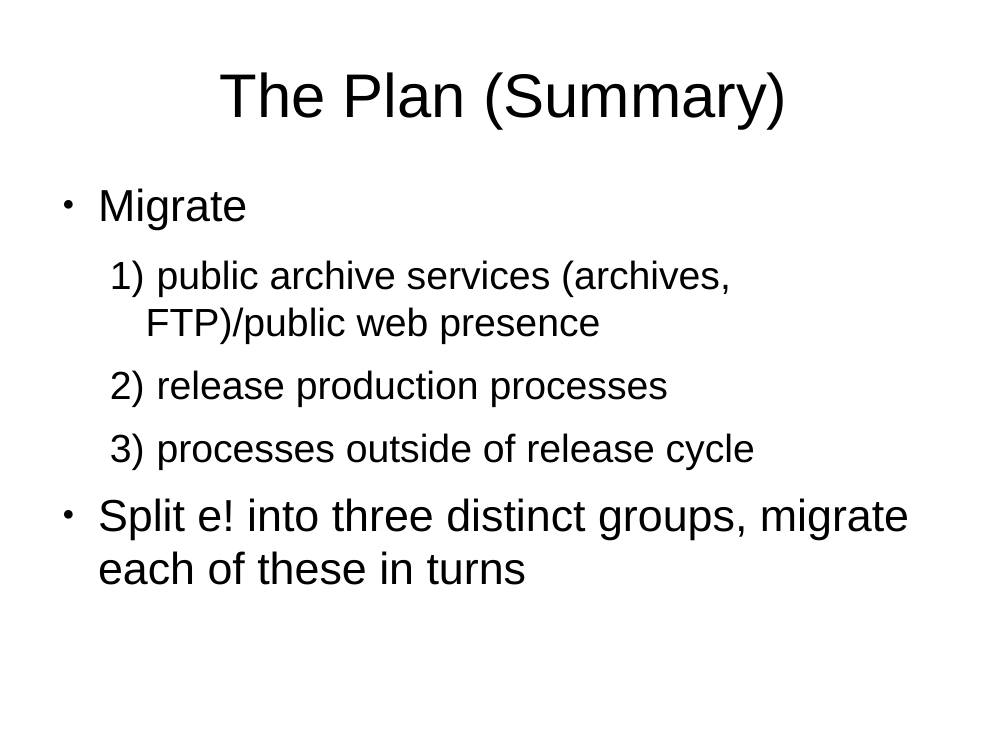
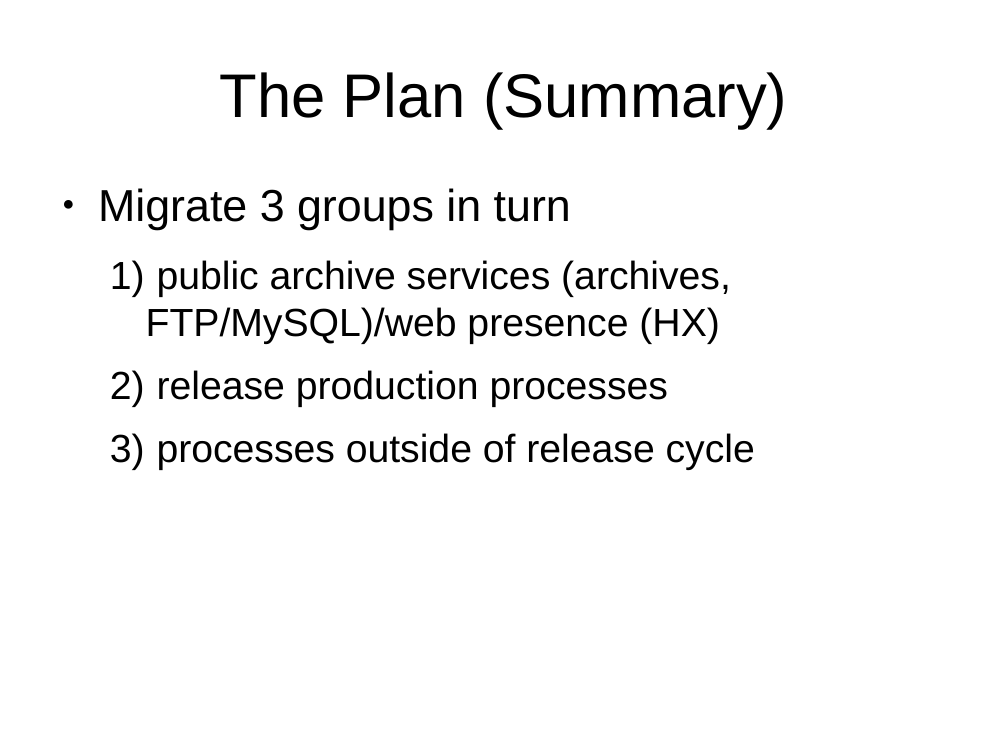
Before and after one commit to avullo/ensembl-migration-pm, a slide deck: slide 3 of data-review-10-16/talk.odp. Drawn at 1008x756 pixels with LibreOffice and Linux fonts; fonts in the diff are those of the drawing; background and template pictures are left out. Boxes give left, top, right and bottom in pixels: in the first picture for what was removed or moved away, otherwise in the second. Text is boxed around its words. In the diff, an @@ line names an element or a change of style, - is before the commit and + after.

```diff
--- a/data-review-10-16/talk.odp
+++ b/data-review-10-16/talk.odp
@@ text at bbox=[98, 188, 731, 344]: text changed @@
-● Migrate
-  1) public archive services (archives, FTP)/public web presence
+● Migrate 3 groups in turn
+  1) public archive services (archives, FTP/MySQL)/web presence (HX)
@@ text at bbox=[98, 498, 909, 585]: paragraph removed @@
-● Split e! into three distinct groups, migrate each of these in turns
```
Also in this commit, not shown: 3 other slides changed, 4 other files.
